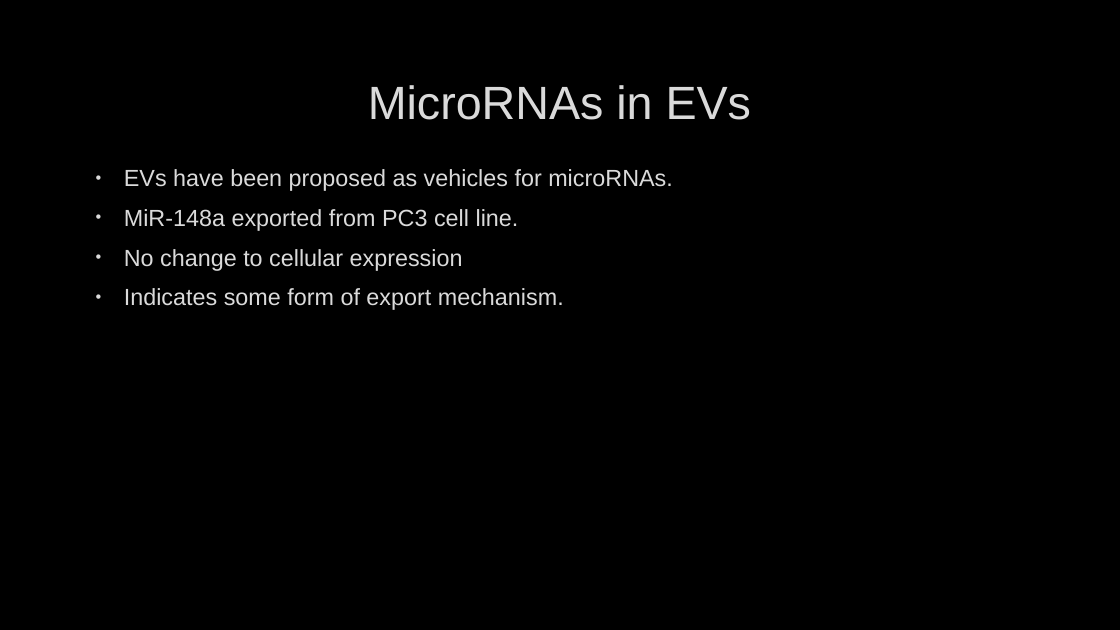
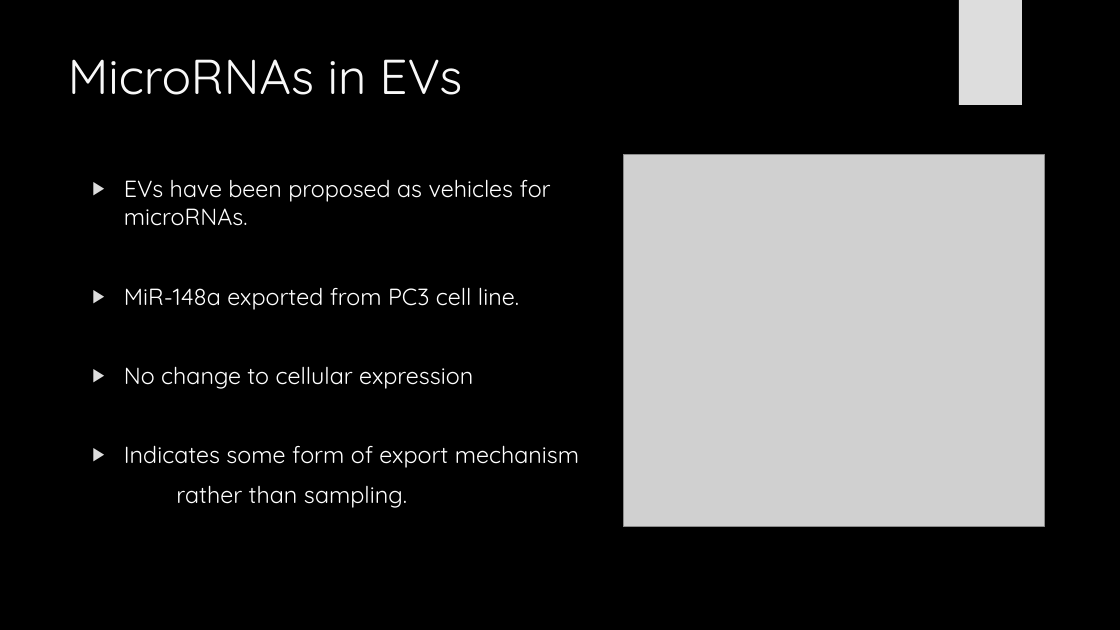
Before and after one commit to HarleyRobinson/Honours2, a slide deck: slide 5 of BackgroundInfo/CollCombBiol.pptx. Drawn at 1120x630 pixels with LibreOffice and Linux fonts; fonts in the diff are those of the drawing; grey boxes stand for pictures; background and template pictures are left out. Boxes give left, top, right and bottom in pixels: in the first picture for what was removed or moved away, otherwise in the second. Text is boxed around its words. In the diff, an @@ line names an element or a change of style, - is before the commit and + after.

```diff
--- a/BackgroundInfo/CollCombBiol.pptx
+++ b/BackgroundInfo/CollCombBiol.pptx
@@ rectangle added at (959,0,1022,105), fill #DDDDDD @@
@@ title "MicroRNAs in EVs": place and size @@
-title "MicroRNAs in EVs" at (368,85,751,120)
+title "MicroRNAs in EVs" at (68,59,463,95)
@@ title "MicroRNAs in EVs" at (68,59,463,95): size 40 to 42 pt, font Arial to Quicksand, text colour #DADADA to #F8F8F8, letter outline #404040 0.75 pt to none; alignment centre to left; vertical alignment middle to top @@
@@ text "EVs have been proposed as ...": place and size @@
-text "EVs have been proposed as ..." at (124,169,673,310)
+text "EVs have been proposed as ..." at (124,179,579,508)
@@ text at (124,179,551,389): font Arial to Quicksand, text colour #DADADA to #FFFFFF, letter outline #404040 0.75 pt to none in "EVs have been proposed as vehicles for ...", "MiR-148a exported from PC3 cell line.", "No change to cellular expression"; bullet • to ▶; bullet colour #DADADA to #DDDDDD @@
@@ picture added at (623,154,1044,526) @@
@@ ellipse added at (791,154,1049,413), fill gradient #EBEBEB @@
@@ text at (124,445,579,508): text changed; font Arial to Quicksand; text colour #DADADA to #FFFFFF @@
-• Indicates some form of export mechanism.
+▶ Indicates some form of export mechanism
+rather than sampling.
```
Also in this commit, not shown: 11 other slides changed, 11 slides added, 1 slide removed, 23 other files.
